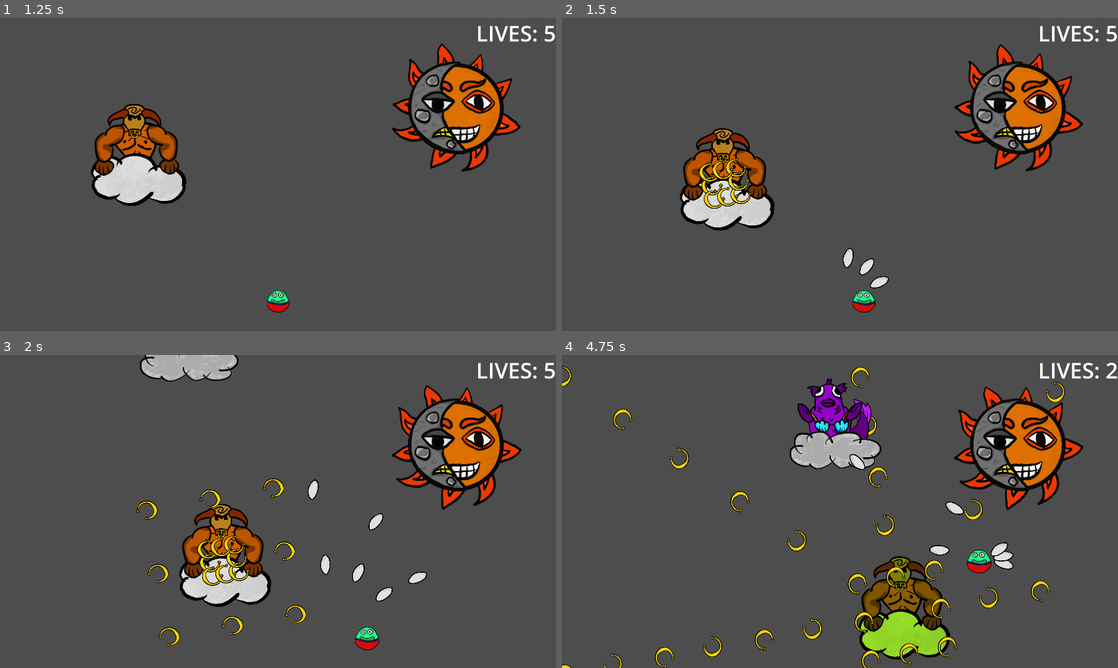
Above: before the commit, frames 1-4 (two rows, left to right).
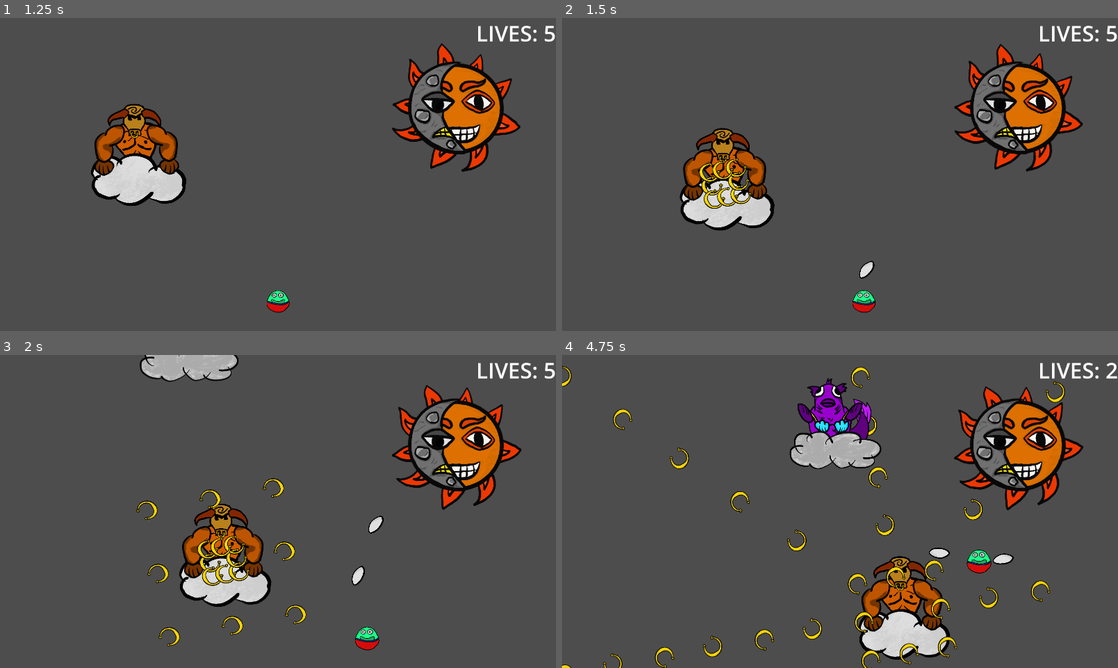
Above: after the commit, the same moments.

Repository: kaito002/bullet-hell-5
Game: Godot game, scene res://scenes/ui/main_menu.tscn
Two runs of this game, one before a commit and one after it. Both use one fixed random seed, a clock stepped at 60 frames per second and the inputs below.
Inputs (mouse positions are in pixels of both pictures, inside the frame that each line leads up to):
- Up to frame 1 (1.25 s): click "Start Game" at 0.5 s
- Up to frame 2 (1.5 s): move the mouse to (962, 158) at 1.27 s; press the mouse at (962, 158) at 1.28 s; hold D (right) from 1.28 s (still down)
- Up to frame 3 (2 s): keep holding D (right)
- Up to frame 4 (4.75 s): move the mouse to (728, 527) at 2.02 s; release D (right) at 2.03 s; release the mouse at (728, 527) at 2.03 s; hold S (down) 2.03-2.78 s; click (728, 527) at 2.1 s; move the mouse to (895, 442) at 2.77 s; press the mouse at (895, 442) at 2.78 s; hold D (right) 2.78-3.53 s; move the mouse to (812, 574) at 3.52 s; release the mouse at (812, 574) at 3.53 s; hold W (up) 3.53-4.28 s; click (812, 574) at 3.6 s; move the mouse to (1006, 558) at 4.27 s; press the mouse at (1006, 558) at 4.28 s; hold A (left) from 4.28 s (still down)

Frame 1 is identical in both runs. In frame 2, 0.3% of the frame differs, in the area x 50-59%, y 73-87%; in frame 3, 0.5%; in frame 4, 3.1%, in the area x 51-82%, y 31-97%.

Commit message:
added star_pattern

Diff:
--- a/scenes/levels/main.tscn
+++ b/scenes/levels/main.tscn
@@ -5,7 +5,7 @@
 [ext_resource type="PackedScene" uid="uid://dnhti2qkhw45m" path="res://scenes/weapons/weapon.tscn" id="3_wy0nk"]
 [ext_resource type="PackedScene" uid="uid://tlhnks1d8vwq" path="res://scenes/weapons/bullet.tscn" id="4_13t6y"]
 [ext_resource type="Script" path="res://scripts/dead_zone.gd" id="5_oey0e"]
-[ext_resource type="PackedScene" uid="uid://bmmi2fxcxa2u1" path="res://scenes/weapons/pattens/shotgun_pattern.tscn" id="5_qb6i3"]
+[ext_resource type="PackedScene" uid="uid://d2k5errg7ms6f" path="res://scenes/weapons/pattens/star_pattern.tscn" id="5_y2d08"]
 [ext_resource type="Script" path="res://scenes/ui/ui.gd" id="7_wjp1r"]
 [ext_resource type="Script" path="res://scenes/ui/main_menu_button.gd" id="8_w4o0v"]
 [ext_resource type="PackedScene" uid="uid://by2dpsnrjco44" path="res://scenes/enemies/taurus/taurus.tscn" id="9_a3gkv"]
@@ -29,10 +29,9 @@
 
 [node name="weapon" parent="player" node_paths=PackedStringArray("bullet_pattern") instance=ExtResource("3_wy0nk")]
 bullet_scene = ExtResource("4_13t6y")
-bullet_pattern = NodePath("Shotgun Pattern")
+bullet_pattern = NodePath("StarPattern")
 
-[node name="Shotgun Pattern" parent="player/weapon" instance=ExtResource("5_qb6i3")]
-are_bullets_linked = false
+[node name="StarPattern" parent="player/weapon" instance=ExtResource("5_y2d08")]
 
 [node name="dead_zone" type="Area2D" parent="."]
 collision_layer = 32768
--- /dev/null
+++ b/scenes/weapons/pattens/bullet_spawning_points.tscn
@@ -0,0 +1,3 @@
+[gd_scene format=3 uid="uid://byouqg816vieb"]
+
+[node name="Bullet Spawning Points" type="Node2D"]
--- a/scenes/weapons/pattens/shotgun_pattern.tscn
+++ b/scenes/weapons/pattens/shotgun_pattern.tscn
@@ -1,12 +1,13 @@
-[gd_scene load_steps=2 format=3 uid="uid://bmmi2fxcxa2u1"]
+[gd_scene load_steps=3 format=3 uid="uid://bmmi2fxcxa2u1"]
 
 [ext_resource type="Script" path="res://scenes/weapons/bullet_pattern.gd" id="1_c0dpg"]
+[ext_resource type="PackedScene" uid="uid://byouqg816vieb" path="res://scenes/weapons/pattens/bullet_spawning_points.tscn" id="2_ayldc"]
 
 [node name="Shotgun Pattern" type="Node2D"]
 script = ExtResource("1_c0dpg")
 are_bullets_linked = false
 
-[node name="Bullet Spawning Points" type="Node2D" parent="."]
+[node name="Bullet Spawning Points" parent="." instance=ExtResource("2_ayldc")]
 
 [node name="Marker2D" type="Marker2D" parent="Bullet Spawning Points"]
 position = Vector2(5, -10)
--- /dev/null
+++ b/scenes/weapons/pattens/star_pattern.tscn
@@ -0,0 +1,24 @@
+[gd_scene load_steps=3 format=3 uid="uid://d2k5errg7ms6f"]
+
+[ext_resource type="Script" path="res://scenes/weapons/bullet_pattern.gd" id="1_e0cap"]
+[ext_resource type="PackedScene" uid="uid://byouqg816vieb" path="res://scenes/weapons/pattens/bullet_spawning_points.tscn" id="2_vtxnd"]
+
+[node name="StarPattern" type="Node2D"]
+script = ExtResource("1_e0cap")
+
+[node name="Bullet Spawning Points" parent="." instance=ExtResource("2_vtxnd")]
+
+[node name="Marker2D" type="Marker2D" parent="Bullet Spawning Points"]
+position = Vector2(0, -1)
+
+[node name="Marker2D2" type="Marker2D" parent="Bullet Spawning Points"]
+position = Vector2(0.951, -0.309)
+
+[node name="Marker2D3" type="Marker2D" parent="Bullet Spawning Points"]
+position = Vector2(0.588, 0.809)
+
+[node name="Marker2D4" type="Marker2D" parent="Bullet Spawning Points"]
+position = Vector2(-0.588, 0.809)
+
+[node name="Marker2D5" type="Marker2D" parent="Bullet Spawning Points"]
+position = Vector2(-0.951, -0.309)
